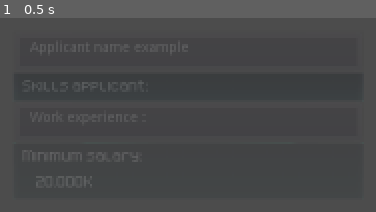
Above: before the commit, frame 1.
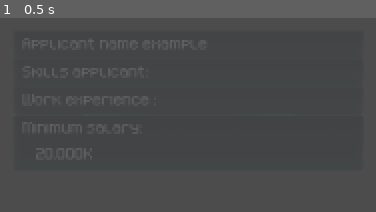
Above: after the commit, the same moment.

Repository: Clovisindo/CV-Please
Game: Godot game, scene res://scenes/game/items/curriculum/curriculum.tscn
Two runs of this game, one before a commit and one after it. Both use one fixed random seed, a clock stepped at 60 frames per second and the inputs below. This scene is started directly instead of the project's main scene. The engine's default icon, where the game draws it, is replaced by a stand-in: a white triangle on a blue panel in a dark square.
Inputs:
- Up to frame 1 (0.5 s): no input

The runs differ from the first frame. In frame 1, 1.0% of the frame differs, in the area x 6-55%, y 11-73%.

Commit message:
modificacion paneles
Quitamos estilos de paneles personalizados y hacemos a los container contenedores de otro panel , para diferenciar las distintas categorias sin cambiar mucho el estilo visual.

Diff:
--- a/scenes/game/items/curriculum/curriculum.tscn
+++ b/scenes/game/items/curriculum/curriculum.tscn
@@ -12,6 +12,12 @@
 
 [sub_resource type="StyleBoxEmpty" id=1]
 
+[sub_resource type="StyleBoxEmpty" id=2]
+
+[sub_resource type="StyleBoxEmpty" id=3]
+
+[sub_resource type="StyleBoxEmpty" id=4]
+
 [node name="Curriculum" type="Control"]
 modulate = Color( 1, 1, 1, 0 )
 light_mask = 0
@@ -23,6 +29,7 @@
 margin_top = -209.5
 margin_right = 175.5
 margin_bottom = 209.5
+theme = ExtResource( 9 )
 script = ExtResource( 2 )
 skill_panel_scene = ExtResource( 8 )
 timeline_work_scene = ExtResource( 1 )
@@ -42,14 +49,14 @@
 
 [node name="HeaderApplicantPanelContainer" type="PanelContainer" parent="CVPanel/CVVBoxContainer"]
 margin_right = 351.0
-margin_bottom = 42.0
+margin_bottom = 28.0
+theme = ExtResource( 9 )
 
 [node name="HeaderApplicantPanel" type="Panel" parent="CVPanel/CVVBoxContainer/HeaderApplicantPanelContainer"]
-margin_left = 7.0
-margin_top = 7.0
-margin_right = 344.0
-margin_bottom = 35.0
+margin_right = 351.0
+margin_bottom = 28.0
 rect_min_size = Vector2( 0, 28 )
+custom_styles/panel = SubResource( 2 )
 __meta__ = {
 "_editor_description_": ""
 }
@@ -68,9 +75,9 @@
 }
 
 [node name="SkillPanelContainer" type="PanelContainer" parent="CVPanel/CVVBoxContainer"]
-margin_top = 42.0
+margin_top = 28.0
 margin_right = 351.0
-margin_bottom = 70.0
+margin_bottom = 56.0
 theme = ExtResource( 9 )
 __meta__ = {
 "_editor_description_": ""
@@ -88,6 +95,7 @@
 margin_right = 351.0
 margin_bottom = 28.0
 rect_min_size = Vector2( 0, 28 )
+custom_styles/panel = SubResource( 3 )
 __meta__ = {
 "_editor_description_": ""
 }
@@ -106,24 +114,24 @@
 }
 
 [node name="TimeLineJobsPanelContainer" type="PanelContainer" parent="CVPanel/CVVBoxContainer"]
-margin_top = 70.0
+margin_top = 56.0
 margin_right = 351.0
-margin_bottom = 112.0
+margin_bottom = 84.0
+theme = ExtResource( 9 )
 
 [node name="TimeLineJobsVBoxContainer" type="VBoxContainer" parent="CVPanel/CVVBoxContainer/TimeLineJobsPanelContainer"]
-margin_left = 7.0
-margin_top = 7.0
-margin_right = 344.0
-margin_bottom = 35.0
+margin_right = 351.0
+margin_bottom = 28.0
 custom_constants/separation = 0
 __meta__ = {
 "_editor_description_": ""
 }
 
 [node name="TimelineJobPanel" type="Panel" parent="CVPanel/CVVBoxContainer/TimeLineJobsPanelContainer/TimeLineJobsVBoxContainer"]
-margin_right = 337.0
+margin_right = 351.0
 margin_bottom = 28.0
 rect_min_size = Vector2( 0, 28 )
+custom_styles/panel = SubResource( 4 )
 __meta__ = {
 "_editor_description_": ""
 }
@@ -142,9 +150,9 @@
 }
 
 [node name="MinSalaryAmountJobPanel" type="Panel" parent="CVPanel/CVVBoxContainer"]
-margin_top = 112.0
+margin_top = 84.0
 margin_right = 351.0
-margin_bottom = 168.0
+margin_bottom = 140.0
 rect_min_size = Vector2( 0, 56 )
 theme = ExtResource( 9 )
 
--- a/scenes/game/items/curriculum/job_timeline_work.tscn
+++ b/scenes/game/items/curriculum/job_timeline_work.tscn
@@ -1,13 +1,9 @@
-[gd_scene load_steps=5 format=2]
+[gd_scene load_steps=4 format=2]
 
-[ext_resource path="res://assets/sprites/UI/Panel 6.png" type="Texture" id=1]
 [ext_resource path="res://assets/themes/digital_panels.tres" type="Theme" id=2]
 [ext_resource path="res://scenes/game/items/curriculum/job_timeline_work.gd" type="Script" id=3]
 
-[sub_resource type="StyleBoxTexture" id=1]
-texture = ExtResource( 1 )
-region_rect = Rect2( 0, 0, 355, 298 )
-modulate_color = Color( 0.203922, 0.305882, 0.917647, 1 )
+[sub_resource type="StyleBoxEmpty" id=1]
 
 [node name="JobTimeLineWorkPanel" type="Panel"]
 margin_right = 444.0
--- a/scenes/game/items/job_offer/job_offer.tscn
+++ b/scenes/game/items/job_offer/job_offer.tscn
@@ -10,6 +10,10 @@
 
 [sub_resource type="StyleBoxEmpty" id=1]
 
+[sub_resource type="StyleBoxEmpty" id=2]
+
+[sub_resource type="StyleBoxEmpty" id=4]
+
 [node name="JobOffer" type="Control"]
 anchor_left = 0.5
 anchor_top = 0.5
@@ -19,6 +23,7 @@
 margin_top = -209.5
 margin_right = 175.5
 margin_bottom = 209.5
+theme = ExtResource( 8 )
 script = ExtResource( 2 )
 requisite_scene = ExtResource( 3 )
 condition_scene = ExtResource( 6 )
@@ -42,6 +47,7 @@
 margin_bottom = 56.0
 rect_min_size = Vector2( 0, 56 )
 theme = ExtResource( 8 )
+custom_styles/panel = SubResource( 2 )
 
 [node name="HeaderJobTypeTextLabel" type="RichTextLabel" parent="JobOfferPanel/JobOfferVBoxContainer/JobTypePanel"]
 anchor_left = 0.034
@@ -78,6 +84,7 @@
 margin_right = 352.0
 margin_bottom = 28.0
 rect_min_size = Vector2( 0, 28 )
+custom_styles/panel = SubResource( 4 )
 
 [node name="HeaderRequisitesTextLabel" type="RichTextLabel" parent="JobOfferPanel/JobOfferVBoxContainer/RequisitesPanel/RequisiteVBoxContainer/RequisitesPanel"]
 anchor_left = 0.034
@@ -92,12 +99,13 @@
 [node name="SpecialConditionPanelContainer" type="PanelContainer" parent="JobOfferPanel/JobOfferVBoxContainer"]
 margin_top = 84.0
 margin_right = 352.0
-margin_bottom = 98.0
+margin_bottom = 84.0
+theme = ExtResource( 8 )
 
 [node name="SalaryAmountJobPanel" type="Panel" parent="JobOfferPanel/JobOfferVBoxContainer"]
-margin_top = 98.0
+margin_top = 84.0
 margin_right = 352.0
-margin_bottom = 154.0
+margin_bottom = 140.0
 rect_min_size = Vector2( 0, 56 )
 theme = ExtResource( 8 )
 
--- a/scenes/game/items/job_offer/job_special_condition.gd
+++ b/scenes/game/items/job_offer/job_special_condition.gd
@@ -110,9 +110,9 @@
 	get_node(".").rect_min_size.y = get_node(".").rect_size.y
 
 
-func _on_RequisitePanel_mouse_exited() -> void:
+func _on_SpecialConditionPanel_mouse_exited() -> void:
 	is_hovered = false
 
 
-func _on_RequisitePanel_mouse_entered() -> void:
+func _on_SpecialConditionPanel_mouse_entered() -> void:
 	is_hovered = true
--- a/scenes/game/items/job_offer/job_special_condition.tscn
+++ b/scenes/game/items/job_offer/job_special_condition.tscn
@@ -1,16 +1,13 @@
-[gd_scene load_steps=5 format=2]
+[gd_scene load_steps=4 format=2]
 
 [ext_resource path="res://assets/themes/digital_panels.tres" type="Theme" id=1]
 [ext_resource path="res://scenes/game/items/job_offer/job_special_condition.gd" type="Script" id=2]
-[ext_resource path="res://assets/sprites/UI/Button12.png" type="Texture" id=3]
 
-[sub_resource type="StyleBoxTexture" id=1]
-texture = ExtResource( 3 )
-region_rect = Rect2( 0, 0, 105, 21 )
+[sub_resource type="StyleBoxEmpty" id=1]
 
 [node name="SpecialConditionPanel" type="Panel"]
 margin_right = 444.0
-margin_bottom = 28.0
+margin_bottom = 42.0
 size_flags_horizontal = 3
 size_flags_vertical = 2
 size_flags_stretch_ratio = 0.0
@@ -61,3 +58,6 @@
 __meta__ = {
 "_editor_description_": ""
 }
+
+[connection signal="mouse_entered" from="." to="." method="_on_SpecialConditionPanel_mouse_entered"]
+[connection signal="mouse_exited" from="." to="." method="_on_SpecialConditionPanel_mouse_exited"]
Not shown: 1 places in scenes/game/items/curriculum/curriculum.tscn that only renumber resources
Not shown: 1 places in scenes/game/items/job_offer/job_offer.tscn that only renumber resources
